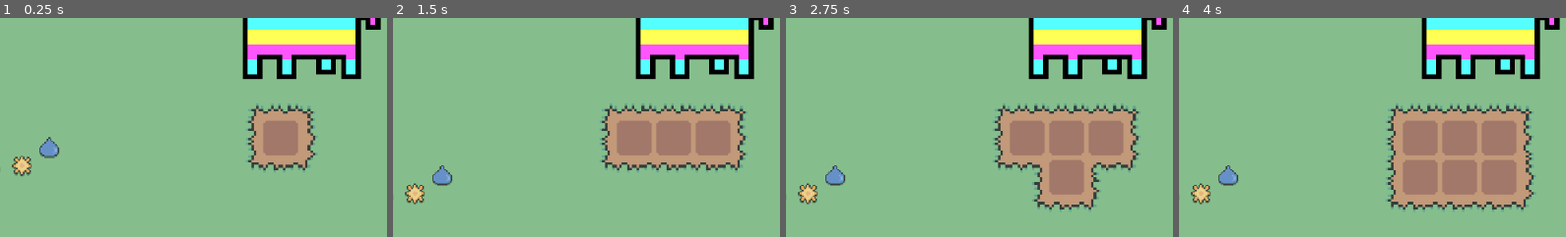
Above: before the commit, frames 1-4 (left to right).
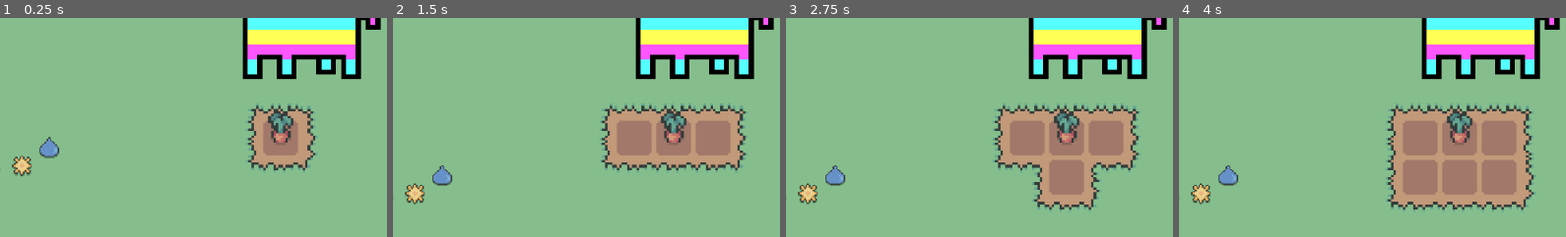
Above: after the commit, the same moments.

Repository: eric-marsh/farminata
Game: Godot game, scene res://scene/scene_switcher.tscn
The game is run twice, just before and just after one commit, with the same random seed, the same clock (stepped at 60 frames per second) and the same inputs. Sound files missing from this copy of the repository are replaced by a short silence.
Inputs:
- Up to frame 1 (0.25 s): no input
- Up to frame 2 (1.5 s): click "$5" at 0.5 s; click "$8" at 1.25 s
- Up to frame 3 (2.75 s): click "$13" at 2 s
- Up to frame 4 (4 s): click "$20" at 2.75 s; click "$29" at 3.5 s
The pictures show only the part of the screen within x 13-63%, y 28-78%; the shares and areas given below are measured in that part.

The runs differ from the first frame. In frame 1, 0.7% of the frame differs, in the area x 69-76%, y 42-58%; in frame 2, 0.7%; in frame 3, 0.7%; in frame 4, 0.7%.

Commit message:
fix apply drop animation

Diff:
--- a/project.godot
+++ b/project.godot
@@ -13,7 +13,7 @@
 config/name="Lucky Farmer"
 run/main_scene="uid://chhdy2kc4almj"
 config/features=PackedStringArray("4.4", "GL Compatibility")
-config/icon="res://img/icon.svg"
+config/icon="uid://dfivp000yegyb"
 
 [autoload]
 
--- a/script/debug.gd
+++ b/script/debug.gd
@@ -9,7 +9,7 @@
 
 var DISABLE_SLOT_MACHINE:bool = true
 
-var ALL_FULL_CROPS_AT_START:bool = false
+var ALL_FULL_CROPS_AT_START:bool = true
 
 var DEBUG_ALWAYS_MUTE:bool = true
 
--- a/script/helper/helper.gd
+++ b/script/helper/helper.gd
@@ -195,9 +195,16 @@
 				if Globals.PlotGrid and target_plot and !Globals.PlotGrid.does_plot_need_droppable(d, target_plot):
 					continue
 
-				var appliedDrop = DropUtil.spawn_droppable(d.drop_type, target_pos, Vector2.ZERO)
-				appliedDrop.start_static = true
-				appliedDrop.is_delivered = true
+				d.global_position = global_position
+				if helper_type == Enum.Helper_Type.Pluck:
+					DropUtil.create_apply_droppable_animation(d.drop_type, d.global_position, Globals.SellChestNode.global_position)
+					Globals.SellChestNode.open_chest(d)
+					Globals.SellChestNode.sell_droppable(d, true)
+				else:
+					target_plot.apply_droppable(d)
+				#var appliedDrop = DropUtil.spawn_droppable(d.drop_type, target_pos, Vector2.ZERO)
+				#appliedDrop.start_static = true
+				#appliedDrop.is_delivered = true
 				target_plot = null
 				hide_held_item(d)
 				d.delete()
--- a/script/piniata.gd
+++ b/script/piniata.gd
@@ -93,6 +93,7 @@
 		Enum.Drop_Type.Water,
 		Enum.Drop_Type.Sun,
 		Enum.Drop_Type.Sun,
+		Enum.Drop_Type.Sun,
 		Enum.Drop_Type.X  # placeholder for best seed
 	]
 	var result = weighted_drops[randi() % weighted_drops.size()]
--- a/script/sell_chest.gd
+++ b/script/sell_chest.gd
@@ -20,14 +20,15 @@
 
 
 
-func sell_droppable(d: droppable) -> void:
-	var is_colliding:bool =false
-	for b in get_overlapping_bodies():
-		if d == droppable_to_sell:
-			is_colliding = true
-			break
-	if !is_colliding:
-		return
+func sell_droppable(d: droppable, ignore_collision: bool = false) -> void:
+	if !ignore_collision:
+		var is_colliding:bool =false
+		for b in get_overlapping_bodies():
+			if d == droppable_to_sell:
+				is_colliding = true
+				break
+		if !is_colliding:
+			return
 	Globals.Main.change_money(Prices.get_drop_price(d.drop_type))
 	Util.create_explosion_particle(d.global_position, Color.YELLOW)
 	d.delete()
